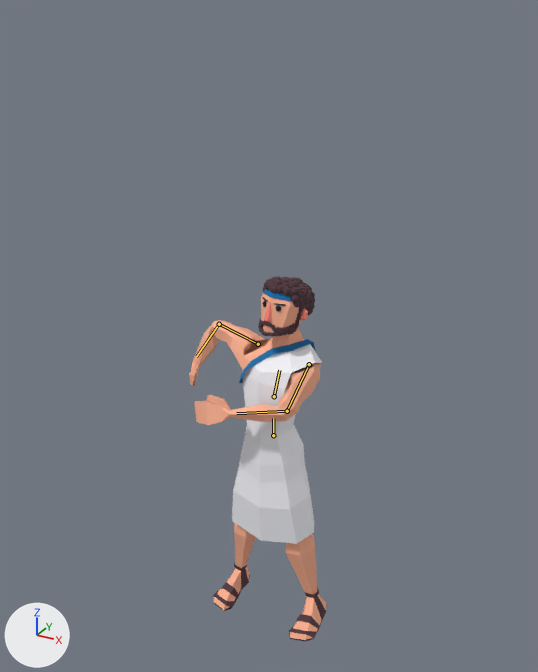
One commit to the glTF model models/units/aldeao.glb: the scene before it, then after it.
Both versions are drawn from a camera (50 mm lens) standing at (1.56, -2.89, 2.0) and looking at (-0.04, 0.03, 0.55). Arrows for +X, +Y and +Z are at lower left; the lights stay in place. The first picture is the older version. Both versions are drawn at frame 18 of the action '⛏️ Minerar Ouro (Picareta)'; the numbers are the values there. The bones that change are drawn over the model as lines.
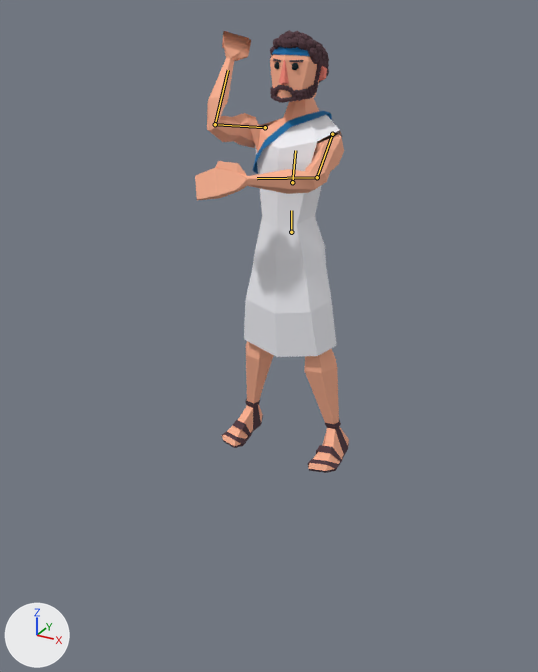
What differs and where, as boxes (x1, y1, x2, y2) in the pictures (538 x 672 px):
'Object_39', posed (9% wider, 21% taller)
    before: (232, 344, 322, 544)
    after: (244, 115, 342, 357)
'Object_42', posed (12% wider, 27% taller)
    before: (189, 293, 326, 640)
    after: (195, 31, 349, 471)
'Object_41', posed (11% wider, 21% taller)
    before: (213, 276, 327, 641)
    after: (222, 30, 349, 473)
'Object_40', posed (42% taller)
    before: (239, 339, 316, 383)
    after: (252, 111, 332, 174)
'Object_43', posed
    before: (264, 302, 308, 322)
    after: (279, 60, 327, 85)
'Object_38', posed
    before: (263, 289, 292, 302)
    after: (272, 47, 310, 57)
'Object_44', posed (37% wider, 25% shorter)
    before: (263, 301, 281, 312)
    after: (274, 62, 299, 70)
bone 'mixamorig:Hips_01', root to tip
    before: (273, 435) to (273, 418)
    after: (291, 232) to (291, 210)
bone 'mixamorig:Spine1_03', root to tip
    before: (274, 396) to (279, 370)
    after: (292, 182) to (295, 150)
bone 'mixamorig:LeftArm_09', root to tip
    before: (309, 364) to (287, 411)
    after: (332, 134) to (317, 177)
bone 'mixamorig:LeftForeArm_010', root to tip
    before: (287, 411) to (236, 413)
    after: (317, 177) to (257, 178)
bone 'mixamorig:RightArm_013', root to tip
    before: (258, 344) to (219, 324)
    after: (265, 127) to (215, 124)
bone 'mixamorig:RightForeArm_014', root to tip
    before: (219, 324) to (196, 356)
    after: (215, 124) to (228, 70)

Diff of the bpy script that builds the scene:
```diff
--- a/models/units/aldeao.glb.py
+++ b/models/units/aldeao.glb.py
@@ bone_mixamorig_hips_01 @@
 bone_mixamorig_hips_01 = bpy.data.objects['Object_5'].pose.bones['mixamorig:Hips_01']  # child of '_rootJoint'
-bone_mixamorig_hips_01.location = (0.0, 0.0, 0.0)
+bone_mixamorig_hips_01.location = (6.9, 106.7, -3.8)
@@ bone_mixamorig_spine1_03 @@
 bone_mixamorig_spine1_03 = bpy.data.objects['Object_5'].pose.bones['mixamorig:Spine1_03']  # child of 'mixamorig:Spine_02'
-bone_mixamorig_spine1_03.rotation_quaternion = (0.984, -0.133, -0.115, -0.024)  # degrees (-15, -14, -1)
+bone_mixamorig_spine1_03.rotation_quaternion = (0.996, -0.086, -0.018, -0.007)  # degrees (-10, -2, -1)
@@ bone_mixamorig_leftarm_09 @@
 bone_mixamorig_leftarm_09 = bpy.data.objects['Object_5'].pose.bones['mixamorig:LeftArm_09']  # child of 'mixamorig:LeftShoulder_08'
-bone_mixamorig_leftarm_09.rotation_quaternion = (0.935, 0.129, 0.081, 0.318)  # degrees (17, 4, 38)
+bone_mixamorig_leftarm_09.rotation_quaternion = (0.913, 0.105, 0.026, 0.394)  # degrees (12, -2, 47)
@@ bone_mixamorig_leftforearm_010 @@
 bone_mixamorig_leftforearm_010 = bpy.data.objects['Object_5'].pose.bones['mixamorig:LeftForeArm_010']  # child of 'mixamorig:LeftArm_09'
-bone_mixamorig_leftforearm_010.rotation_quaternion = (0.811, 0.381, 0.176, 0.407)  # degrees (50, -1, 53)
+bone_mixamorig_leftforearm_010.rotation_quaternion = (0.804, 0.339, 0.175, 0.456)  # degrees (45, -2, 58)
@@ bone_mixamorig_rightarm_013 @@
 bone_mixamorig_rightarm_013 = bpy.data.objects['Object_5'].pose.bones['mixamorig:RightArm_013']  # child of 'mixamorig:RightShoulder_012'
-bone_mixamorig_rightarm_013.rotation_quaternion = (0.812, -0.564, -0.142, 0.002)  # degrees (-71, -13, 10)
+bone_mixamorig_rightarm_013.rotation_quaternion = (0.774, -0.129, 0.149, -0.601)  # degrees (-22, 4, -76)
@@ bone_mixamorig_rightforearm_014 @@
 bone_mixamorig_rightforearm_014 = bpy.data.objects['Object_5'].pose.bones['mixamorig:RightForeArm_014']  # child of 'mixamorig:RightArm_013'
-bone_mixamorig_rightforearm_014.rotation_quaternion = (0.797, 0.546, -0.135, -0.213)  # degrees (69, 1, -29)
+bone_mixamorig_rightforearm_014.rotation_quaternion = (0.593, -0.436, 0.085, -0.672)  # degrees (-46, -29, -85)
```
